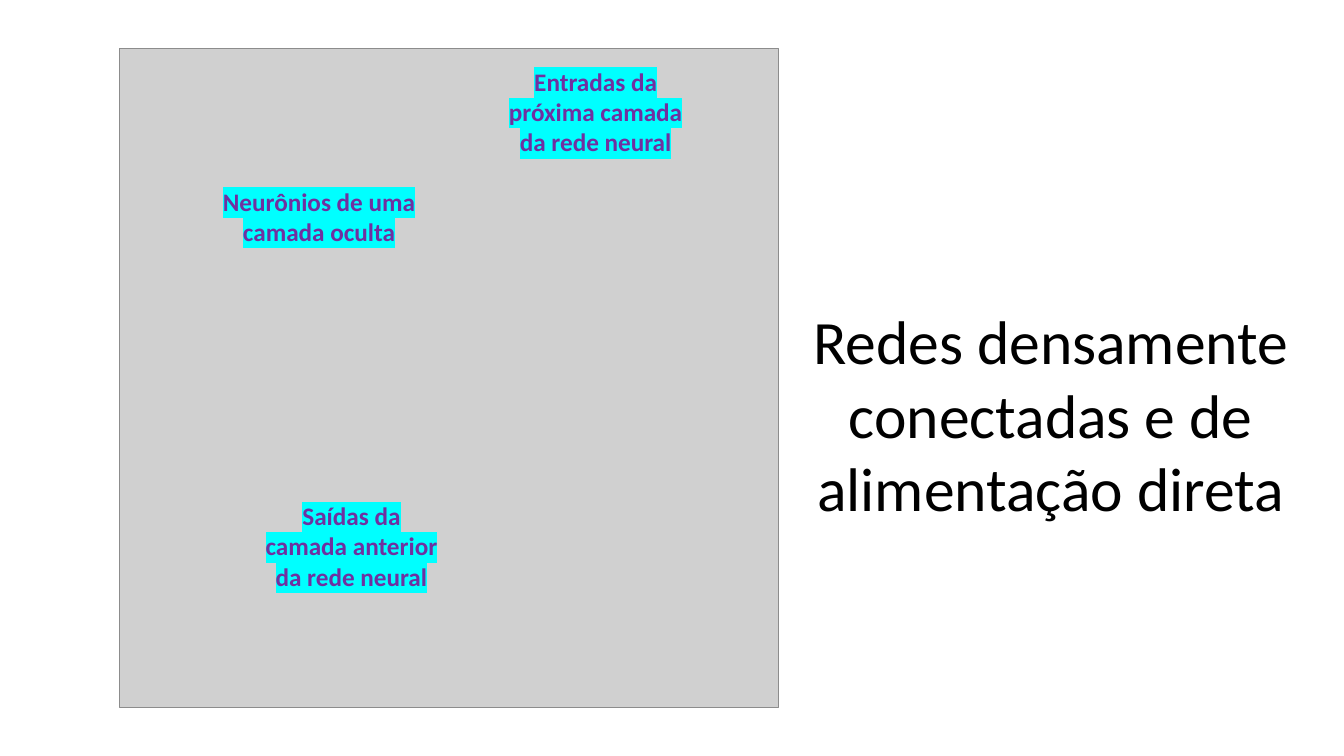
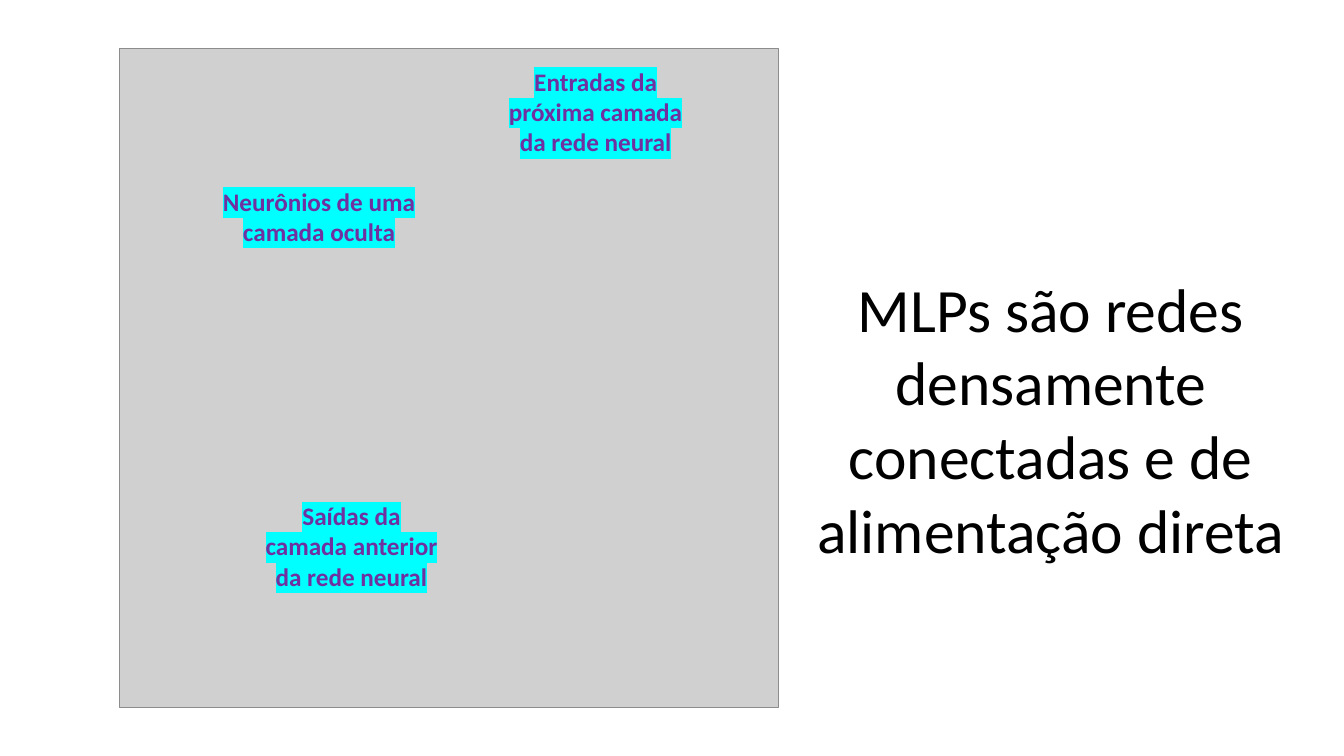
Before and after one commit to zz4fap/c24_inteligencia_artificial, a slide deck: slide 24 of slides/C24_MLP.pptx. Drawn at 1344x756 pixels with LibreOffice and Linux fonts; fonts in the diff are those of the drawing; grey boxes stand for pictures. Boxes give left, top, right and bottom in pixels: in the first picture for what was removed or moved away, otherwise in the second. Text is boxed around its words. In the diff, an @@ line names an element or a change of style, - is before the commit and + after.

```diff
--- a/slides/C24_MLP.pptx
+++ b/slides/C24_MLP.pptx
@@ text at (817, 289, 1284, 564): text changed @@
-Redes densamente conectadas e de alimentação direta
+MLPs são redes densamente conectadas e de alimentação direta
```
Also in this commit, not shown: 5 other slides changed.
